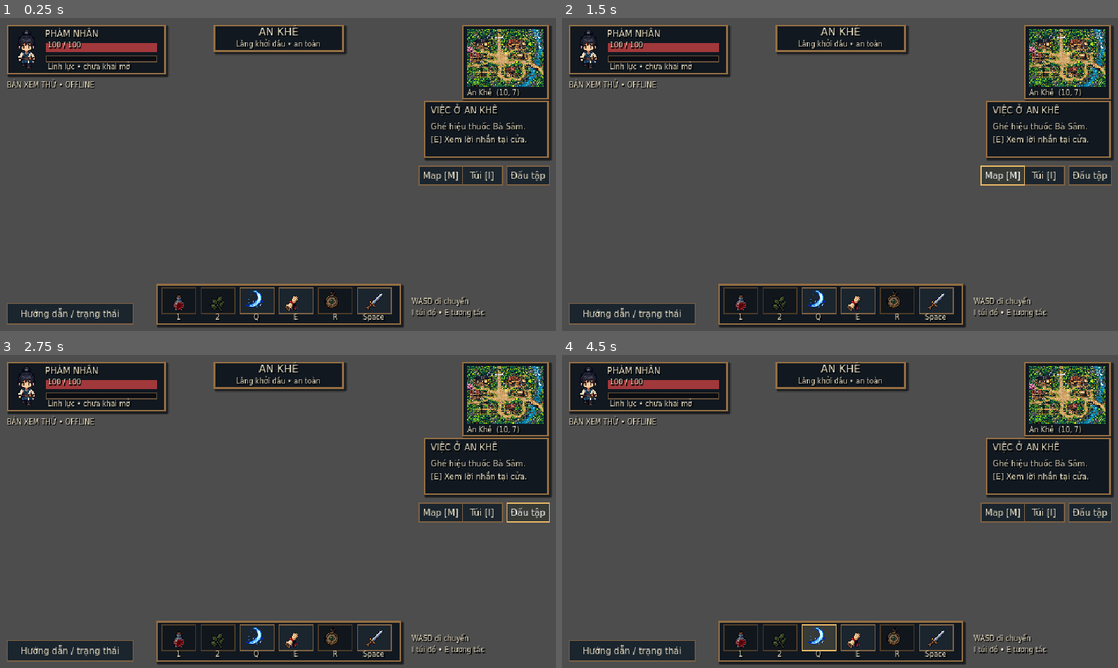
Above: before the commit, frames 1-4 (two rows, left to right).
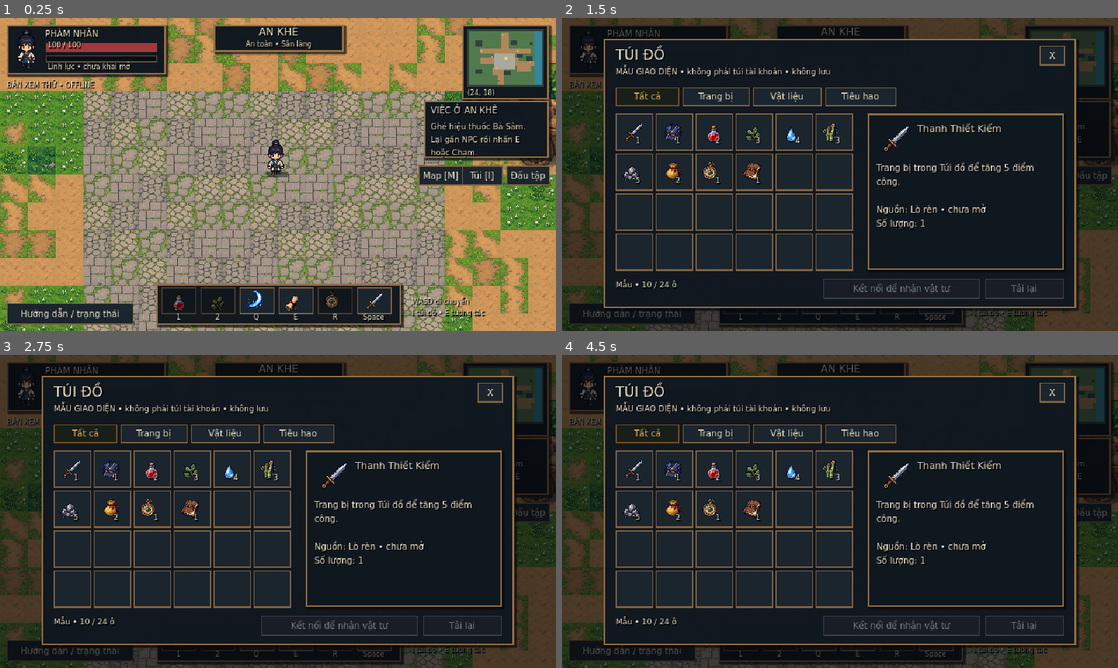
Above: after the commit, the same moments.

Repository: Vu-PTIT/tutien
Game: Godot game, scene res://scenes/main.tscn
Same seed, same stepped clock (60 frames per second), same inputs: the game is played once before the commit and once after it.
Inputs (mouse positions are in pixels of both pictures, inside the frame that each line leads up to):
- Up to frame 1 (0.25 s): no input
- Up to frame 2 (1.5 s): click "Túi [I]" at 0.5 s; click "Map [M]" at 1.25 s
- Up to frame 3 (2.75 s): click "Đấu tập" at 2 s
- Up to frame 4 (4.5 s): click (739, 636) at 2.77 s; click (778, 636) at 3.52 s; click (817, 636) at 4.27 s

The runs differ from the first frame. In frame 1, 76% of the frame differs, in the area x 0-100%, y 0-100%; in frame 2, 84%; in frame 3, 84%; in frame 4, 84%.
Error before the commit: Parse Error: Cannot infer the type of "protected" variable because the value doesn't have a set type. (res://scripts/inventory_panel.gd:162)

Commit message:
fix: annotate inventory protection type for Godot

Diff:
--- a/client/scripts/inventory_panel.gd
+++ b/client/scripts/inventory_panel.gd
@@ -159,7 +159,7 @@
 		action_button.disabled = hp >= 100 or int(selected_slot.get("quantity", 0)) <= 0
 	else:
 		action_button.text = "Chưa dùng được"
-	var protected := bool(definition.get("bound", false)) or Visuals.definition(selected_id)[2] == "quest"
+	var protected: bool = bool(definition.get("bound", false)) or str(Visuals.definition(selected_id)[2]) == "quest"
 	var equipped_item := false
 	if selected_slot.has("instanceId"):
 		var instance_id := str(selected_slot.instanceId)
